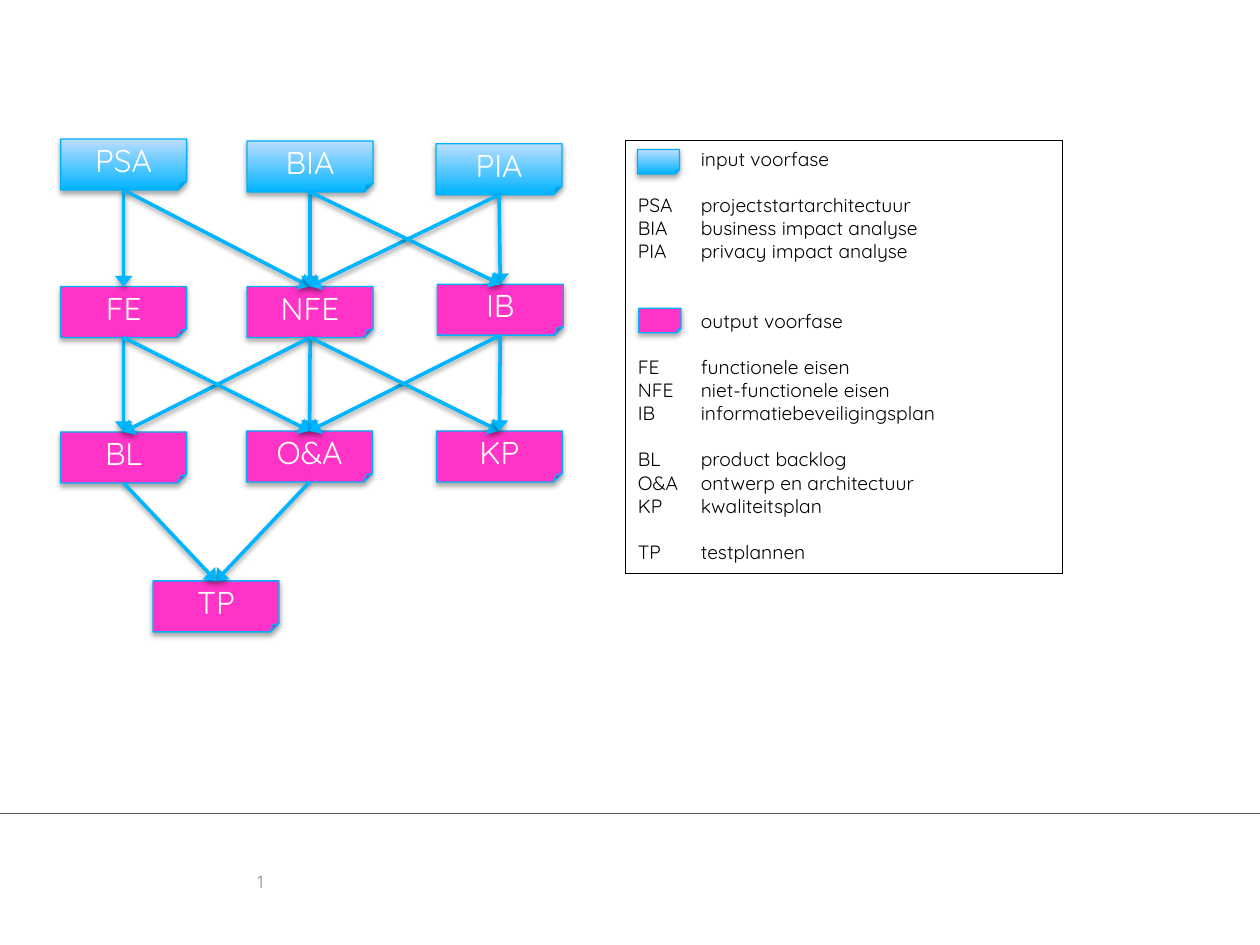
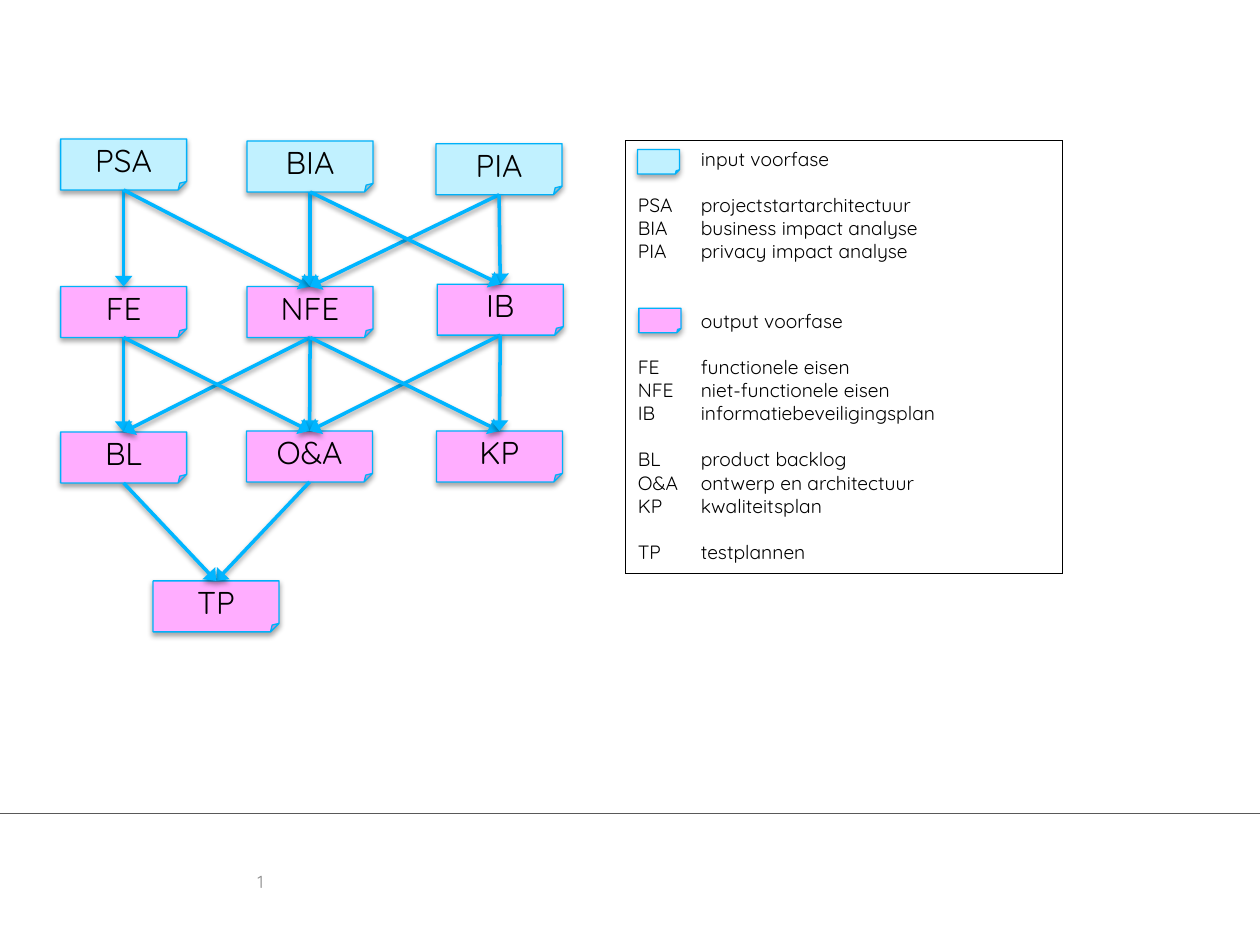
Before and after one commit to ICTU/Kwaliteitsaanpak, a slide deck: slide 1 of Content/Images/relaties-tussen-producten.pptx. Drawn at 1260x945 pixels with LibreOffice and Linux fonts; fonts in the diff are those of the drawing; background and template pictures are left out. Boxes give left, top, right and bottom in pixels: in the first picture for what was removed or moved away, otherwise in the second. Text is boxed around its words. In the diff, an @@ line names an element or a change of style, - is before the commit and + after.

```diff
--- a/Content/Images/relaties-tussen-producten.pptx
+++ b/Content/Images/relaties-tussen-producten.pptx
@@ text colour #FFFFFF to #000000; fill gradient #00B5FF to #BDDEFF to #C1F1FF in 3 elements at box(60, 139, 186, 189), box(247, 141, 373, 192), box(436, 144, 562, 194) @@
@@ folded corner at box(638, 150, 679, 174): fill gradient #00B5FF to #BDDEFF to #C1F1FF @@
@@ folded corner at box(639, 309, 680, 333): fill #FF33C7 to #FFADFF @@
@@ text colour #FFFFFF to #000000; fill #FF33C7 to #FFADFF in 7 elements at box(60, 286, 186, 336), box(247, 286, 373, 336), box(60, 432, 186, 483), box(247, 431, 373, 481), box(154, 581, 280, 631), box(437, 285, 563, 335), box(436, 431, 562, 481) @@
```
Also in this commit, not shown: 1 other file.
